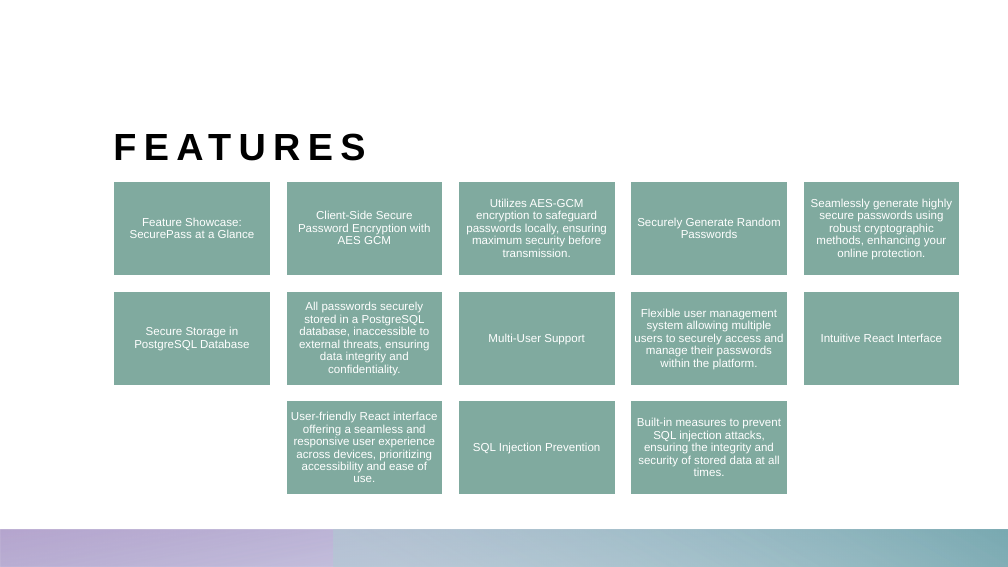
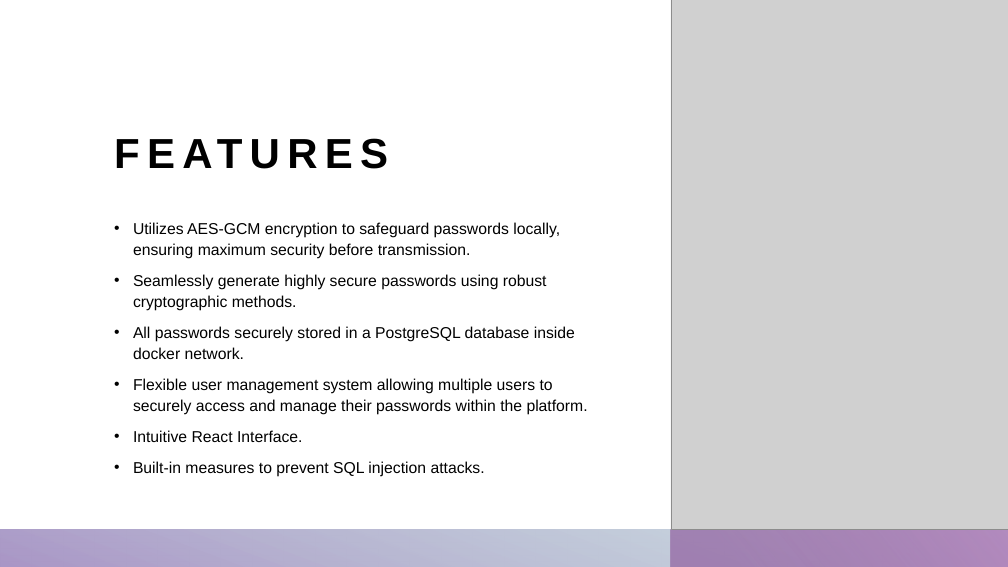
Before and after one commit to victorzhj/passwordManager, a slide deck: slide 3 of PasswordManager.pptx. Drawn at 1008x567 pixels with LibreOffice and Linux fonts; fonts in the diff are those of the drawing; grey boxes stand for pictures. Boxes give left, top, right and bottom in pixels: in the first picture for what was removed or moved away, otherwise in the second. Text is boxed around its words. In the diff, an @@ line names an element or a change of style, - is before the commit and + after.

```diff
--- a/PasswordManager.pptx
+++ b/PasswordManager.pptx
@@ rectangle added at box(0, 0, 1008, 567), fill #FFFFFF @@
@@ title "FEATURES": place and size @@
-title "FEATURES" at box(113, 66, 960, 168)
+title "FEATURES" at box(114, 23, 604, 177)
@@ title "FEATURES" at box(114, 23, 604, 177): size 36 to 40 pt @@
@@ picture added at box(671, 0, 1008, 530) @@
@@ text added at box(133, 222, 588, 477), 15 pt, text #000000 @@
+• Utilizes AES-GCM encryption to safeguard passwords locally, ensuring maximum security before transmission.
+• Seamlessly generate highly secure passwords using robust cryptographic methods.
+• All passwords securely stored in a PostgreSQL database inside docker network.
+• Flexible user management system allowing multiple users to securely access and manage their passwords within the platform.
+• Intuitive React Interface.
+• Built-in measures to prevent SQL injection attacks.
@@ group removed at box(113, 181, 960, 495): 13 rectangles, 13 texts @@
-Feature Showcase: SecurePass at a Glance
-Client-Side Secure Password Encryption with AES GCM
-Utilizes AES-GCM encryption to safeguard passwords locally, ensuring maximum security before transmission.
-Securely Generate Random Passwords
-Seamlessly generate highly secure passwords using robust cryptographic methods, enhancing your online protection.
-Secure Storage in PostgreSQL Database
-All passwords securely stored in a PostgreSQL database, inaccessible to external threats, ensuring data integrity and confidentiality.
-Multi-User Support
-Flexible user management system allowing multiple users to securely access and manage their passwords within the platform.
-Intuitive React Interface
-User-friendly React interface offering a seamless and responsive user experience across devices, prioritizing accessibility and ease of use.
-SQL Injection Prevention
-Built-in measures to prevent SQL injection attacks, ensuring the integrity and security of stored data at all times.
@@ rectangle added at box(0, 530, 1008, 567), fill gradient #A996C6 to #AFCCD1 @@
@@ rectangle added at box(671, 530, 1008, 567), fill gradient #8B5299 to #AF7FBA @@
```
Also in this commit, not shown: 2 other slides changed, 1 slide added, 1 slide removed, 1 other file.
